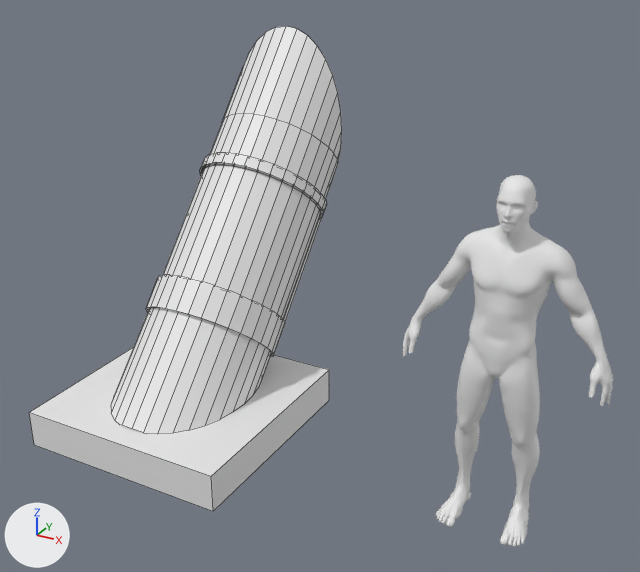
The Blender file fbx/obj_fix/cenroom.blend as it was, and as the next commit left it.
The view is the same before and after, from a 50 mm lens placed at (3.0, -3.75, 3.0), pointed at (0.82, 0.21, 1.01). Lighting does not change. The marker at lower left points along +X, +Y and +Z. Mesh edges are drawn as thin lines on the coarser meshes.

Objects in the first picture: 'Human_1.8_Meters_Group1', '큐브', '큐브.001'.
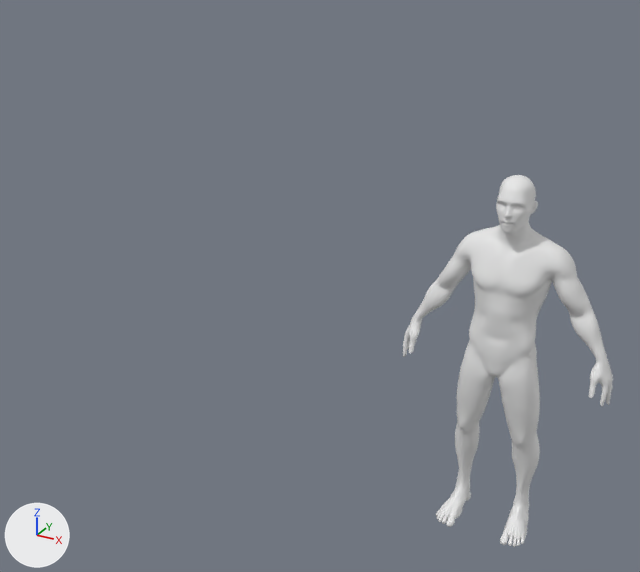
What differs and where, as boxes (x1, y1, x2, y2) in the pictures (640 x 572 px):
'큐브.001', deleted
    before: (111, 26, 342, 434)
'큐브', deleted
    before: (29, 348, 329, 511)

What the commit changed:
Object '큐브' (ob_큐브) is deleted.
Object '큐브.001' (ob_큐브_001) is deleted.
